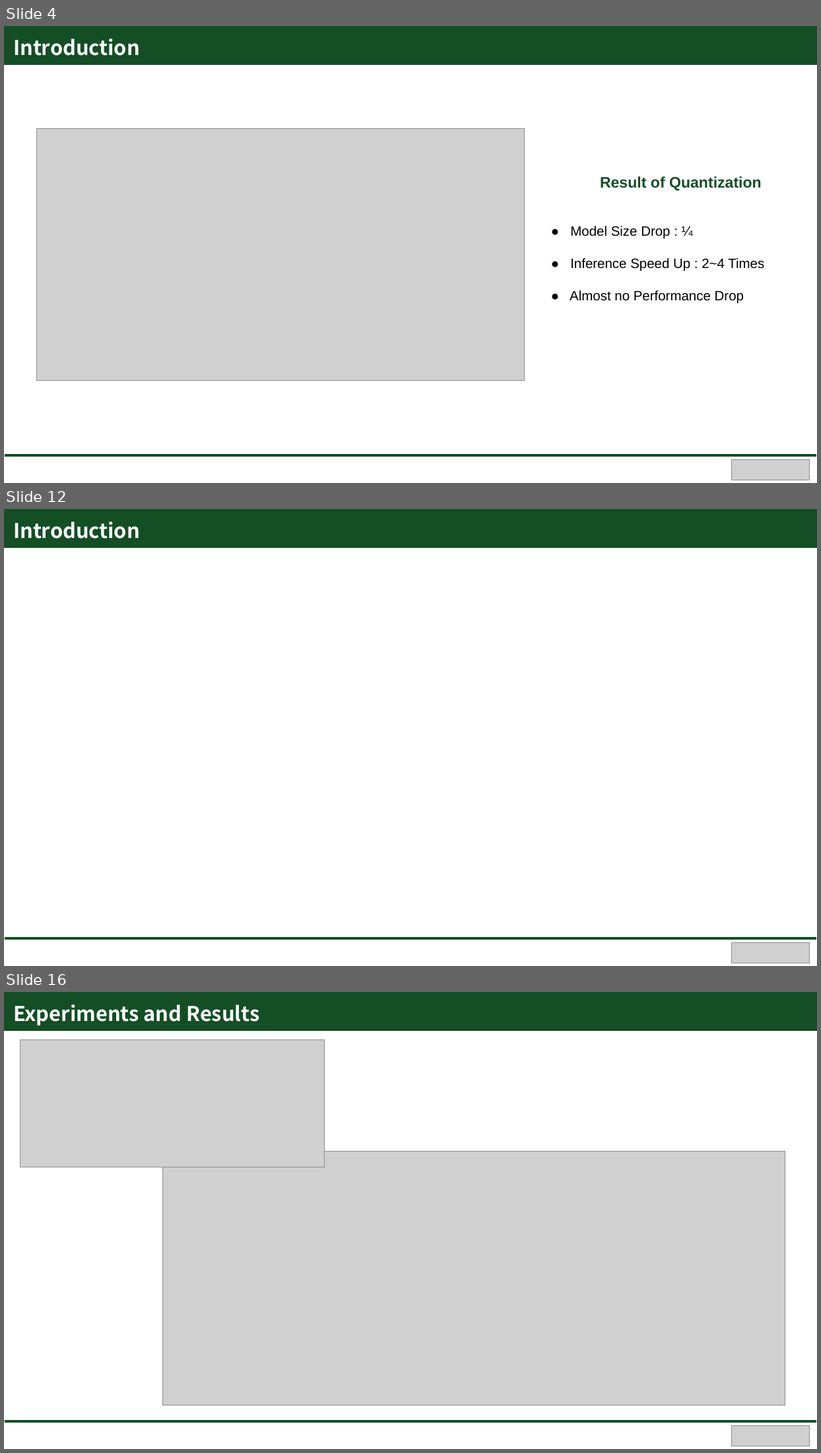
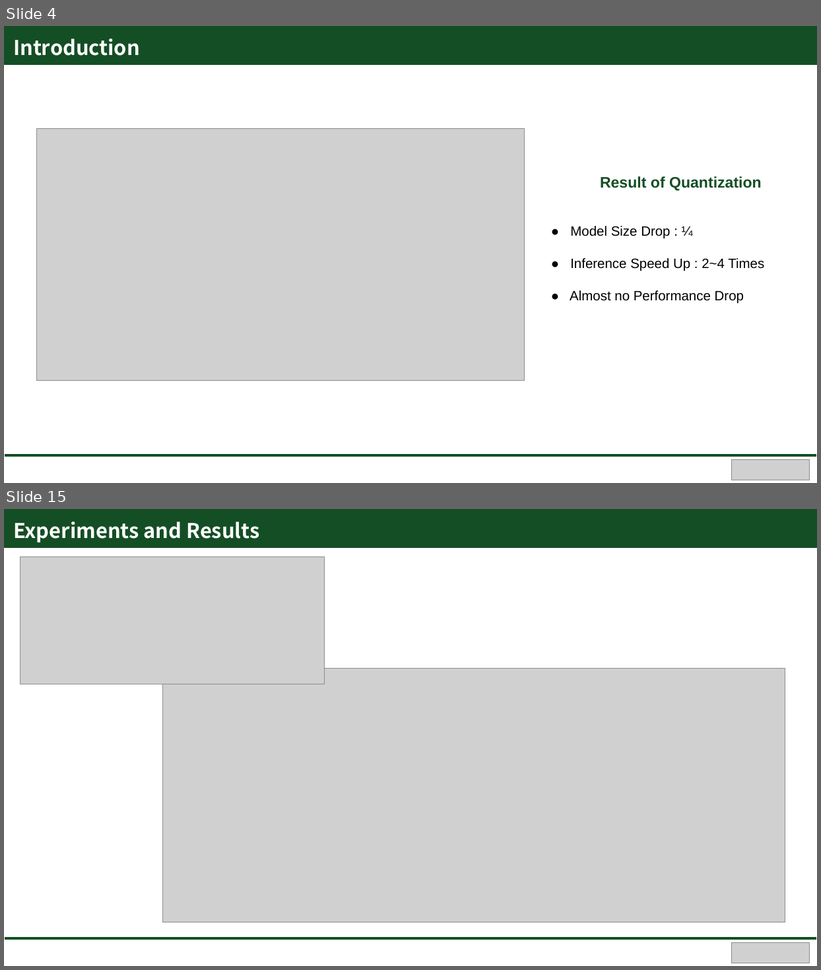
Before and after one commit to Hongsehyun/SV_Intern_Memo, a slide deck: 1. Study Summary/Paper Review/[2nd_Paper Review] Introduction and Execution of Quantization based on PyTorch.pptx. Shown one above the other, each under a label of ours: slides 4, 12 and 16 before the commit, slides 4 and 15 after it; the slides between them are not shown. The pictures are 821x1453 and 821x970 pixels, drawn with LibreOffice and Linux fonts; fonts in the diff are those of the drawing; grey boxes stand for pictures. Boxes give left, top, right and bottom in pixels: in the first picture for what was removed or moved away, otherwise in the second. Text is boxed around its words. In the diff, an @@ line names an element or a change of style, - is before the commit and + after.

```diff
--- a/1. Study Summary/Paper Review/[2nd_Paper Review] Introduction and Execution of Quantization based on PyTorch.pptx
+++ b/1. Study Summary/Paper Review/[2nd_Paper Review] Introduction and Execution of Quantization based on PyTorch.pptx
@@ slide 12 removed at (4, 509, 817, 966), background #FFFFFF @@
@@ rectangle removed at (4, 509, 817, 547) @@
@@ text removed at (13, 522, 140, 539) @@
-Introduction
@@ text removed at (15, 522, 90, 539) @@
-Outline
@@ rectangle removed at (4, 937, 817, 940) @@
@@ picture removed at (732, 943, 810, 964) @@
@@ what was slide 16 is now slide 15 @@
```
Also in this commit, not shown: 11 slides changed, 1 slide added, 1 other slide removed, 2 other files.
